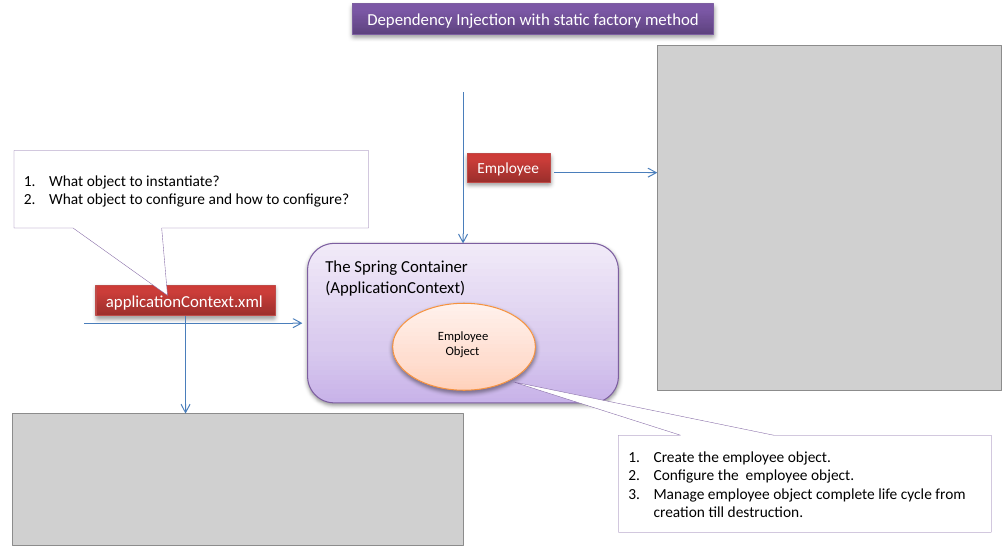
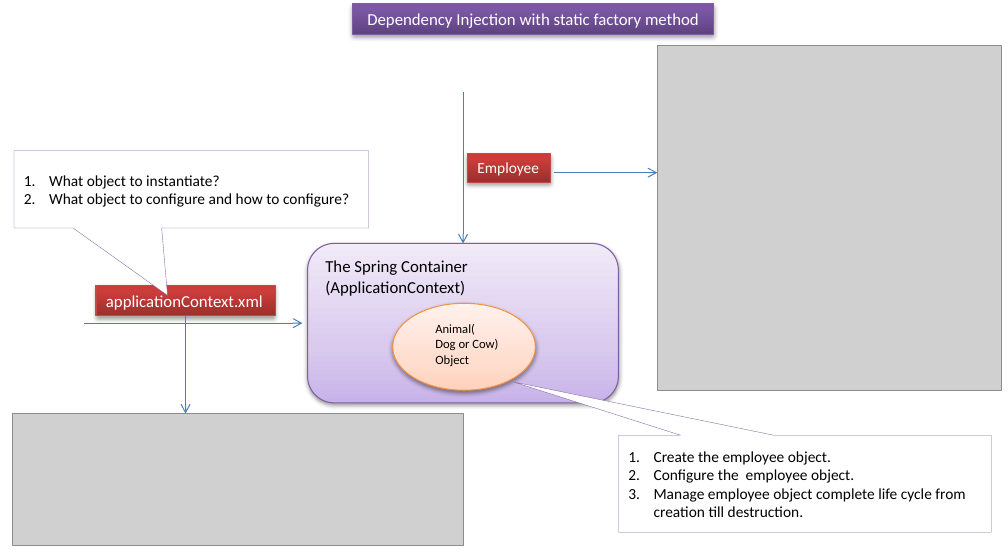
Before and after one commit to ramram43210/javaee, a slide deck: slide 2 of Later/Spring/4_Dependency_Injection/35/Dependency Injection with static factory method.pptx. Drawn at 1008x554 pixels with LibreOffice and Linux fonts; fonts in the diff are those of the drawing; grey boxes stand for pictures. Boxes give left, top, right and bottom in pixels: in the first picture for what was removed or moved away, otherwise in the second. Text is boxed around its words. In the diff, an @@ line names an element or a change of style, - is before the commit and + after.

```diff
--- a/Later/Spring/4_Dependency_Injection/35/Dependency Injection with static factory method.pptx
+++ b/Later/Spring/4_Dependency_Injection/35/Dependency Injection with static factory method.pptx
@@ text "Animal(": place and size @@
-text "Animal(" at (438,331,488,357)
+text "Animal(" at (435,324,498,366)
@@ text at (435,324,498,350): text changed @@
-Employee
+Animal(
+Dog or Cow)
```
Also in this commit, not shown: 2 other files.
